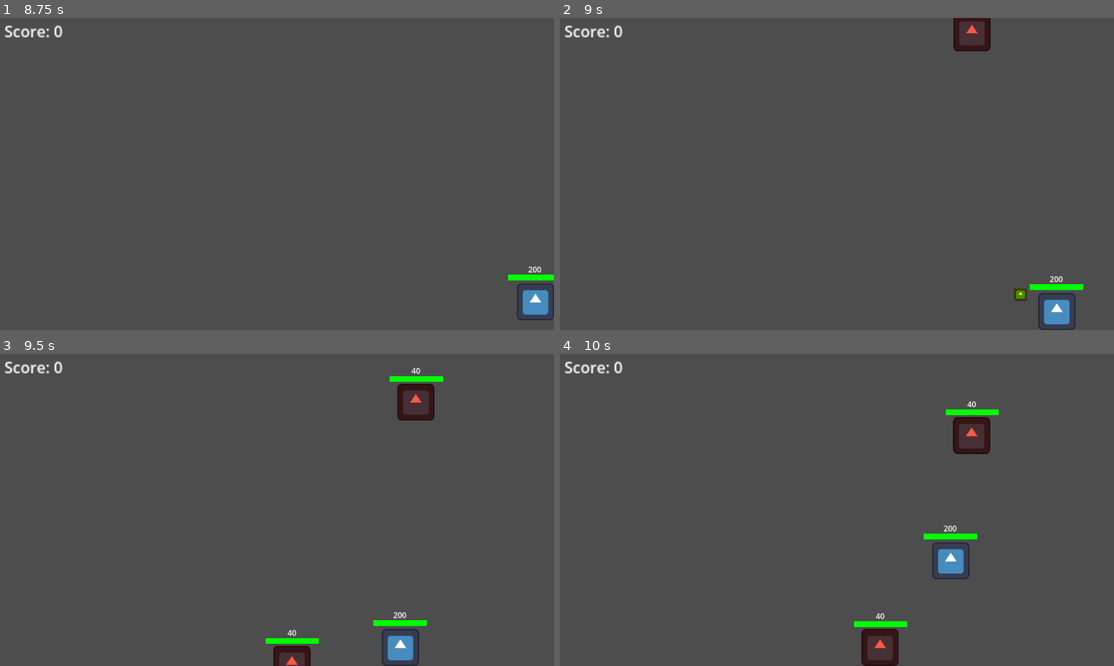
Above: before the commit, frames 1-4 (two rows, left to right).
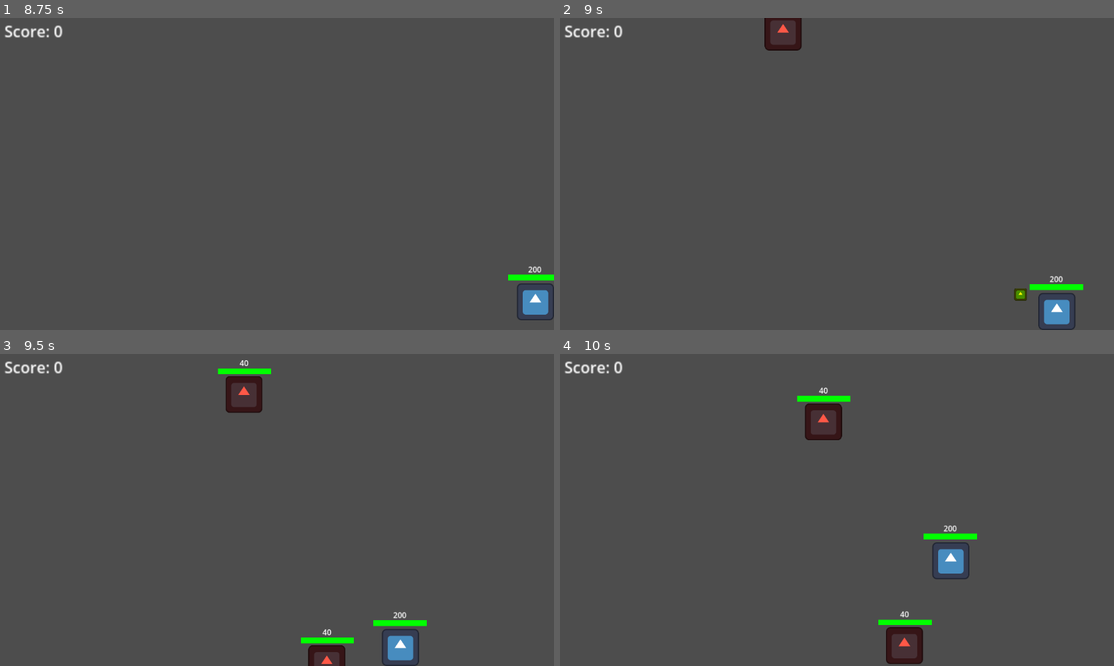
Above: after the commit, the same moments.

Repository: emman123667/shootergameprototype
Game: Godot game, scene res://scenes/game.tscn
Two runs of this game, one before a commit and one after it. Both use one fixed random seed, a clock stepped at 60 frames per second and the inputs below. The engine's default icon, where the game draws it, is replaced by a stand-in: a white triangle on a blue panel in a dark square.
Inputs (mouse positions are in pixels of both pictures, inside the frame that each line leads up to):
- Up to frame 1 (8.75 s): tap Enter (emit_test_signal) at 0.5 s; move the mouse to (398, 158) at 0.52 s; hold Right (player_move_right) 0.53-1.28 s; hold Enter (emit_test_signal) 0.53-1.28 s; move the mouse to (166, 189) at 1.27 s; hold Down (player_move_down) 1.28-2.03 s; click (166, 189) at 1.35 s; move the mouse to (332, 105) at 2.02 s; hold Right (player_move_right) 2.03-2.78 s; hold Enter (emit_test_signal) 2.03-2.78 s; move the mouse to (249, 236) at 2.77 s; hold Up (player_move_up) 2.78-3.53 s; click (249, 236) at 2.85 s; move the mouse to (443, 220) at 3.52 s; hold Enter (emit_test_signal) 3.53-4.28 s; hold Left (player_move_left) 3.53-5.03 s; move the mouse to (110, 127) at 4.27 s; click (110, 127) at 4.35 s; move the mouse to (304, 174) at 5.02 s; hold Down (player_move_down) 5.03-5.78 s; hold Enter (emit_test_signal) 5.03-5.78 s; move the mouse to (193, 96) at 5.77 s; hold Right (player_move_right) 5.78-6.53 s; click (193, 96) at 5.85 s; move the mouse to (398, 158) at 6.52 s; hold Up (player_move_up) 6.53-7.28 s; hold Enter (emit_test_signal) 6.53-7.28 s; move the mouse to (166, 189) at 7.27 s; hold Right (player_move_right) 7.28-8.03 s; click (166, 189) at 7.35 s; move the mouse to (332, 105) at 8.02 s; hold Down (player_move_down) from 8.03 s (still down); hold Enter (emit_test_signal) from 8.03 s (still down)
- Up to frame 2 (9 s): move the mouse to (809, 236) at 8.77 s; release Down (player_move_down) at 8.78 s; release Enter (emit_test_signal) at 8.78 s; hold Left (player_move_left) from 8.78 s (still down); click (809, 236) at 8.85 s
- Up to frame 3 (9.5 s): keep holding Left (player_move_left)
- Up to frame 4 (10 s): move the mouse to (1003, 556) at 9.52 s; release Left (player_move_left) at 9.53 s; hold Up (player_move_up) from 9.53 s (still down); hold Enter (emit_test_signal) from 9.53 s (still down)

Frame 1 is identical in both runs. In frame 2, 1.4% of the frame differs, in the area x 36-78%, y 0-11%; in frame 3, 3.0%; in frame 4, 3.5%, in the area x 42-80%, y 10-100%.

Commit message:
Improved spawnpoint by allowing it to spawn multiple enemies

Diff:
--- a/scripts/enemy_spawnpoint.gd
+++ b/scripts/enemy_spawnpoint.gd
@@ -14,15 +14,16 @@
 	spawnTimer.start()
 
 func _onSpawnTimerTimeout():
-	var enemy: Enemy
-	# 5% chance that the enemy spawnpoint would spawn a super enemy
-	var randNum = randf()
-	if randNum <= 0.05:
-		enemy = superEnemyScene.instantiate()
-	else:
-		enemy = enemyScene.instantiate()
+	for i in range(randi_range(1, 3)):
+		var enemy: Enemy
+		# 5% chance that the enemy spawnpoint would spawn a super enemy
+		var randNum = randf()
+		if randNum <= 0.05:
+			enemy = superEnemyScene.instantiate()
+		else:
+			enemy = enemyScene.instantiate()
 
-	enemy.targetPlayer = self.targetPlayer
-	enemy.global_position = self.global_position + Vector2(randf_range(-200.0, 200.0), 0)
-	self.get_tree().current_scene.add_child(enemy)
-	spawnTimer.wait_time = randf_range(1.0, 3.0)
+		enemy.targetPlayer = self.targetPlayer
+		enemy.global_position = self.global_position + Vector2(randf_range(-200.0, 200.0), 0)
+		self.get_tree().current_scene.add_child(enemy)
+	spawnTimer.wait_time = randf_range(3.50, 5.0)
